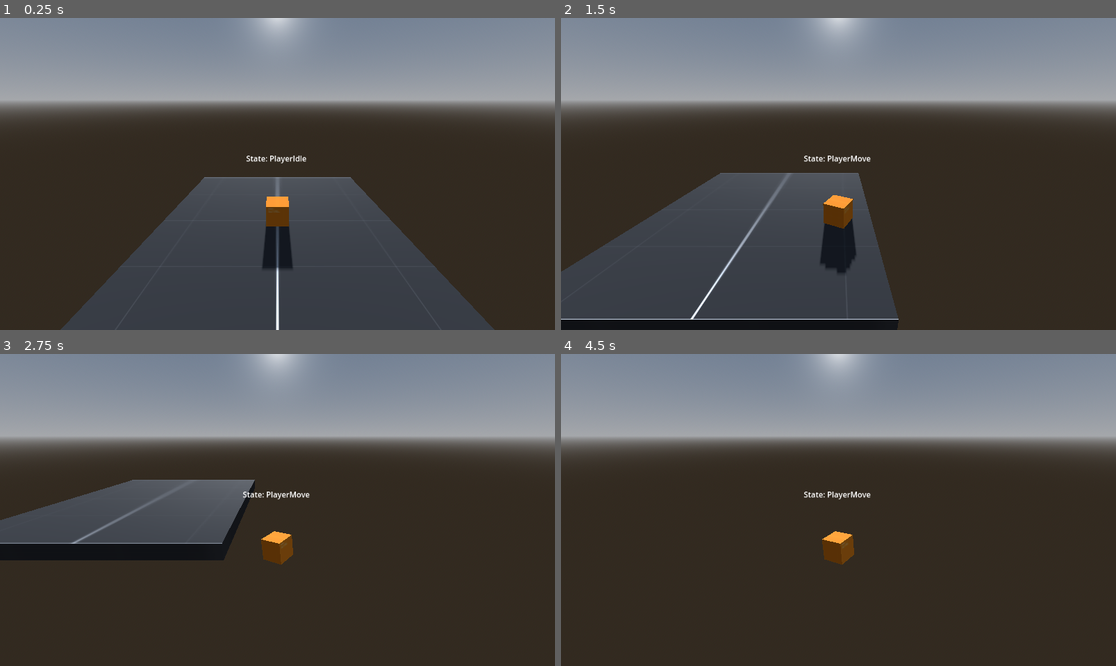
Above: before the commit, frames 1-4 (two rows, left to right).
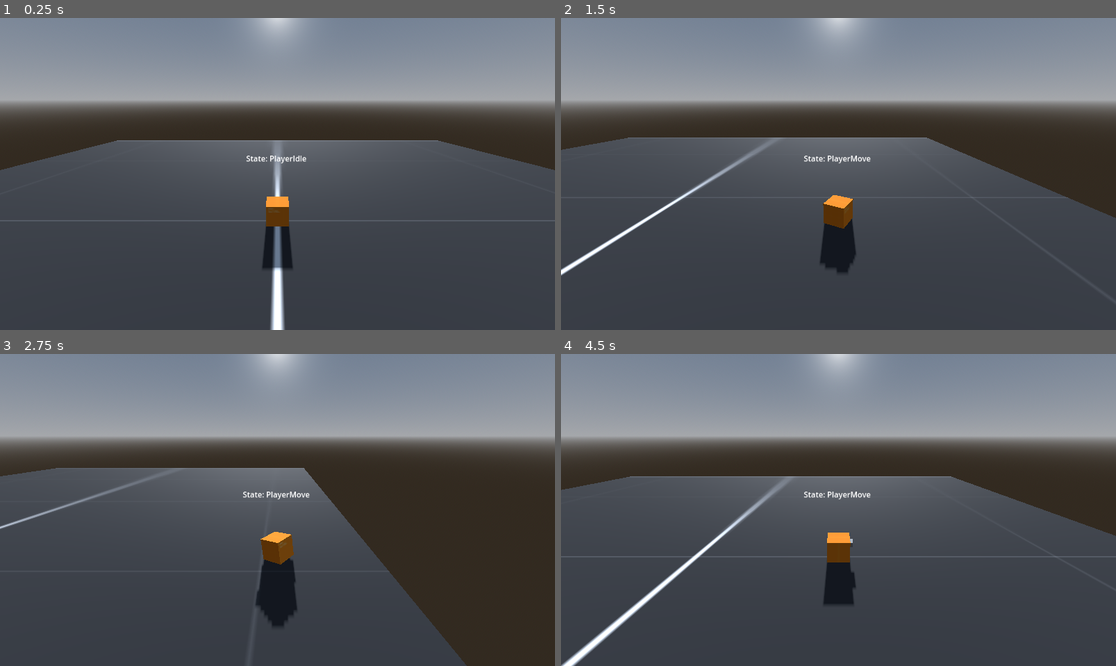
Above: after the commit, the same moments.

Repository: anqilique/2024-GameDev-Internal-Public
Game: Godot game, scene res://scenes/main.tscn
The game is run twice, just before and just after one commit, with the same random seed, the same clock (stepped at 60 frames per second) and the same inputs.
Inputs (mouse positions are in pixels of both pictures, inside the frame that each line leads up to):
- Up to frame 1 (0.25 s): no input
- Up to frame 2 (1.5 s): tap Enter (ui_accept) at 0.5, 0.77 s; move the mouse to (960, 158) at 0.52 s; hold Right (ui_right) 0.53-1.28 s; move the mouse to (727, 189) at 1.27 s; hold Down (ui_down) from 1.28 s (still down)
- Up to frame 3 (2.75 s): tap Enter (ui_accept) at 1.52 s; move the mouse to (333, 441) at 2.02 s; release Down (ui_down) at 2.03 s; hold Right (ui_right) from 2.03 s (still down)
- Up to frame 4 (4.5 s): move the mouse to (810, 572) at 2.77 s; release Right (ui_right) at 2.78 s; hold Up (ui_up) 2.78-3.53 s; tap Enter (ui_accept) at 3.02, 3.77 s; move the mouse to (1005, 556) at 3.52 s; hold Left (ui_left) from 3.53 s (still down); move the mouse to (672, 463) at 4.27 s

The runs differ from the first frame. In frame 1, 34% of the frame differs, in the area x 0-100%, y 39-100%; in frame 2, 35%; in frame 3, 37%; in frame 4, 57%.

Commit message:
Minor Edits
Made floor bigger. Increased speed of player's movement and jump.

Diff:
--- a/scenes/environment.tscn
+++ b/scenes/environment.tscn
@@ -8,7 +8,7 @@
 albedo_texture = ExtResource("1_ocbhm")
 
 [sub_resource type="BoxShape3D" id="BoxShape3D_i0qyt"]
-size = Vector3(10.509, 0.721191, 11.1119)
+size = Vector3(44.3444, 0.721191, 39.3316)
 
 [sub_resource type="ProceduralSkyMaterial" id="ProceduralSkyMaterial_qp2s8"]
 
@@ -24,12 +24,12 @@
 [node name="StaticBody3D" type="StaticBody3D" parent="."]
 
 [node name="CSGMesh3D" type="CSGMesh3D" parent="StaticBody3D"]
-transform = Transform3D(10.5642, 0, 0, 0, 0.696815, 0, 0, 0, 11.1174, 0, 0, 0)
+transform = Transform3D(44.2758, 0, 0, 0, 0.696815, 0, 0, 0, 39.5536, 0, 0, 0)
 mesh = SubResource("BoxMesh_8561w")
 material = SubResource("StandardMaterial3D_xmp72")
 
 [node name="CollisionShape3D" type="CollisionShape3D" parent="StaticBody3D"]
-transform = Transform3D(1, 0, 0, 0, 1, 0, 0, 0, 1, -0.00305176, -0.0256348, -0.0115356)
+transform = Transform3D(1, 0, 0, 0, 1, 0, 0, 0, 1, 0.110072, -0.0256348, -0.0124321)
 shape = SubResource("BoxShape3D_i0qyt")
 
 [node name="WorldEnvironment" type="WorldEnvironment" parent="."]
--- a/scripts/player.gd
+++ b/scripts/player.gd
@@ -19,7 +19,7 @@
 	ray_origin = camera.project_ray_origin(mouse_position)
 
 	# Set the end point of the ray.
-	ray_end = ray_origin + camera.project_ray_normal(mouse_position) * 2000
+	ray_end = ray_origin + camera.project_ray_normal(mouse_position) * 5000
 
 	# Set the intersection
 	var query = PhysicsRayQueryParameters3D.create(ray_origin, ray_end)
--- a/scripts/states/player_move.gd
+++ b/scripts/states/player_move.gd
@@ -1,8 +1,8 @@
 extends State
 class_name PlayerMove
 
-const SPEED = 5.0
-const JUMP_VELOCITY = 4.5
+const SPEED = 12.0
+const JUMP_VELOCITY = 6.0
 
 # Get the gravity from the project settings to be synced with RigidBody nodes.
 var gravity = ProjectSettings.get_setting("physics/3d/default_gravity")
